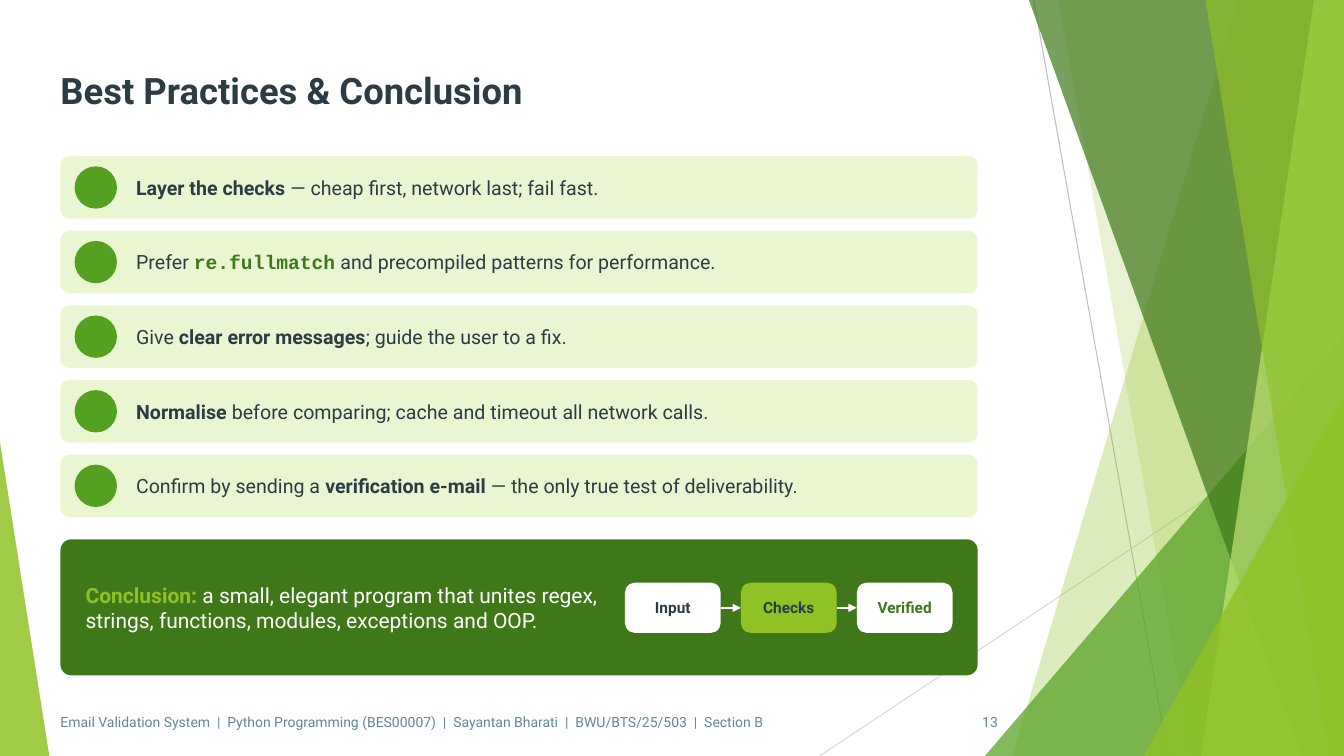
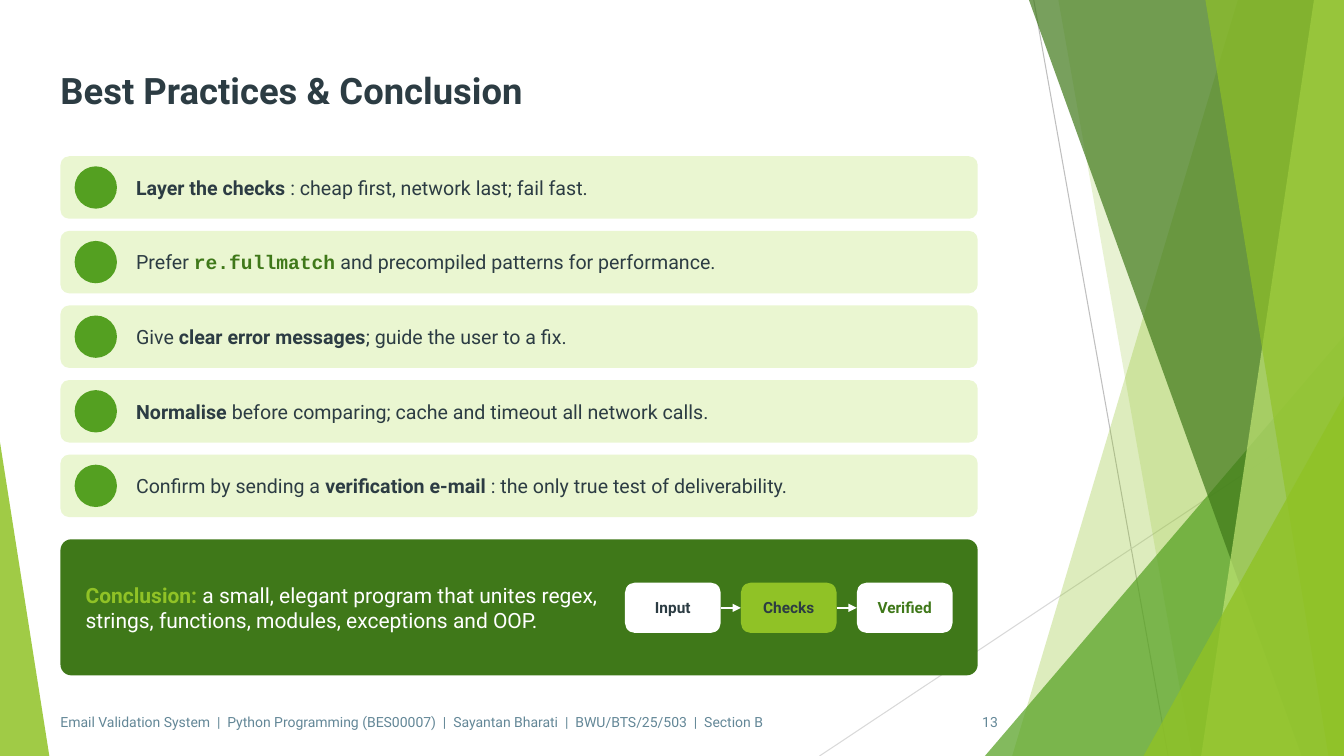
Before and after one commit to Sayantan-B-dev/SM_BtechSyllabusBWU, a slide deck: slide 13 of 3rdSem/Assignments/pptx/python/PPT_BES00007_Python_Sayantan_Bharati.pptx. Drawn at 1344x756 pixels with LibreOffice and Linux fonts; fonts in the diff are those of the drawing; background and template pictures are left out. Boxes give left, top, right and bottom in pixels: in the first picture for what was removed or moved away, otherwise in the second. Text is boxed around its words. In the diff, an @@ line names an element or a change of style, - is before the commit and + after.

```diff
--- a/3rdSem/Assignments/pptx/python/PPT_BES00007_Python_Sayantan_Bharati.pptx
+++ b/3rdSem/Assignments/pptx/python/PPT_BES00007_Python_Sayantan_Bharati.pptx
@@ text at (x1=136, y1=180, x2=588, y2=199): text changed @@
-Layer the checks — cheap first, network last; fail fast.
+Layer the checks : cheap first, network last; fail fast.
@@ text at (x1=136, y1=478, x2=787, y2=497): text changed @@
-Confirm by sending a verification e-mail — the only true test of deliverability.
+Confirm by sending a verification e-mail : the only true test of deliverability.
```
Also in this commit, not shown: 11 other slides changed, 1 other file.
